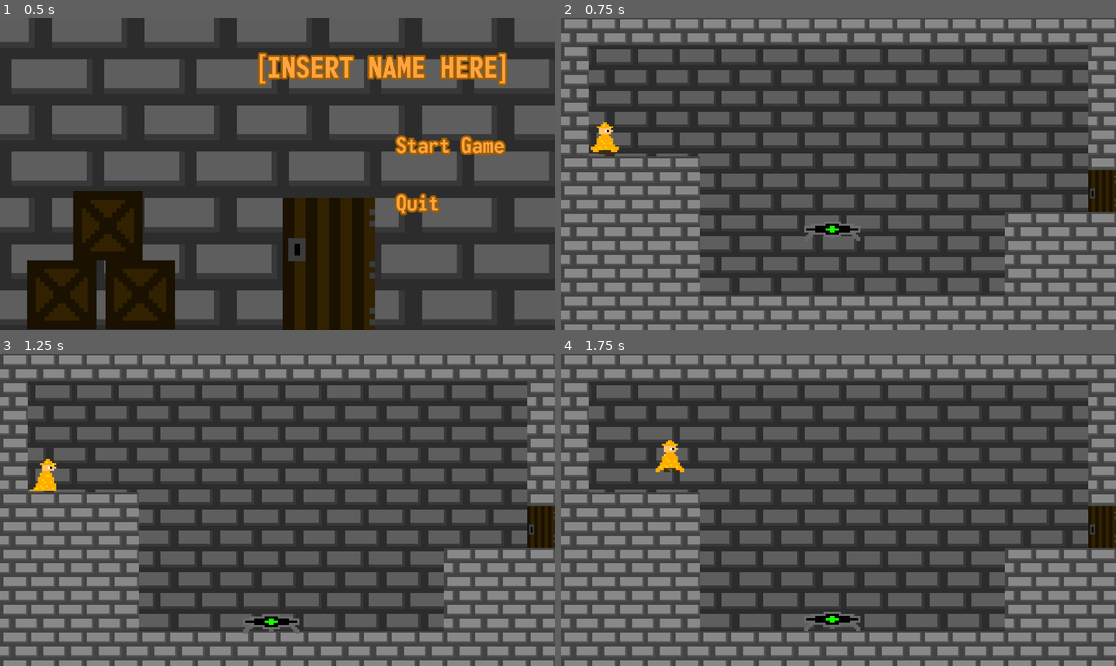
Above: before the commit, frames 1-4 (two rows, left to right).
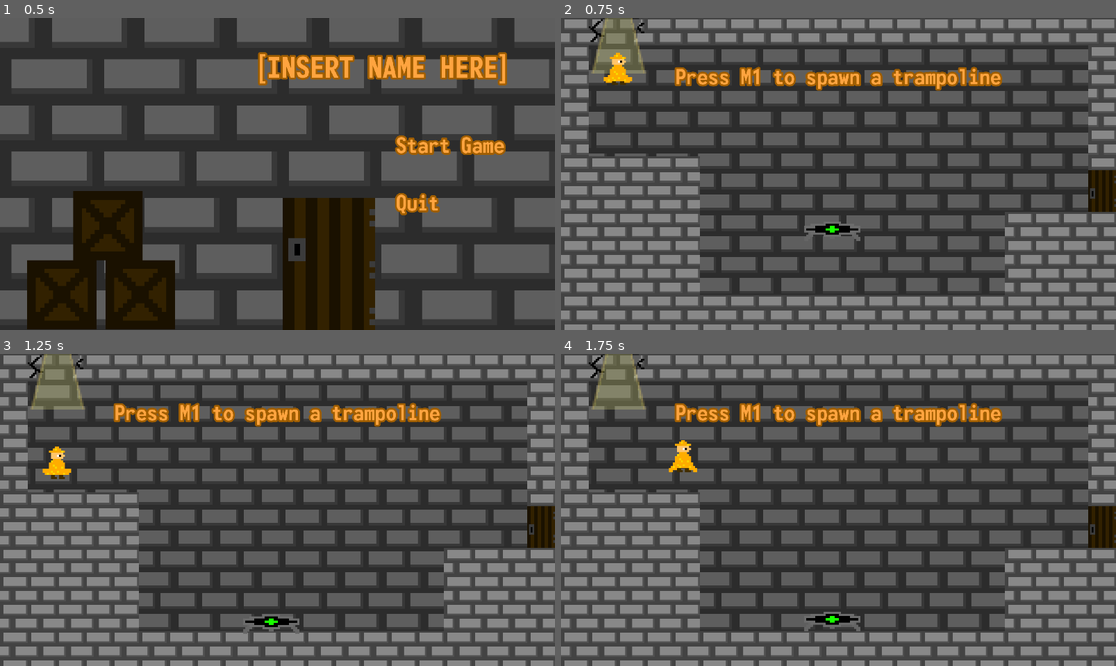
Above: after the commit, the same moments.

Repository: Gplayer128/Bouncemancer
Game: Godot game, scene res://Scenes/MainMenu.tscn
Two runs of this game, one before a commit and one after it. Both use one fixed random seed, a clock stepped at 60 frames per second and the inputs below.
Inputs (mouse positions are in pixels of both pictures, inside the frame that each line leads up to):
- Up to frame 1 (0.5 s): no input
- Up to frame 2 (0.75 s): click "Start Game" at 0.5 s
- Up to frame 3 (1.25 s): no input
- Up to frame 4 (1.75 s): tap M at 1.25 s; move the mouse to (960, 494) at 1.27 s; hold D (right) from 1.28 s (still down); hold 1 (1) from 1.28 s (still down); click (960, 494) at 1.42 s; tap Space (jump) at 1.52 s

Frame 1 is identical in both runs. In frame 2, 4.1% of the frame differs, in the area x 5-80%, y 0-44%; in frame 3, 4.1%; in frame 4, 4.1%, in the area x 5-80%, y 0-38%.
Error in both runs: Invalid call. Nonexistent function 'shoot' in base 'Node'. (res://Scripts/player.gd:60)

Commit message:
levels1

Diff:
--- a/Scenes/level1.tscn
+++ b/Scenes/level1.tscn
@@ -7,6 +7,8 @@
 [ext_resource type="PackedScene" uid="uid://d0pe6m1p3epgf" path="res://Scenes/player.tscn" id="3_y4dr7"]
 [ext_resource type="PackedScene" uid="uid://bh4inugiarp1c" path="res://level_exit.tscn" id="4_2a60c"]
 [ext_resource type="PackedScene" uid="uid://dp7cob6ot8pt3" path="res://SpeedTrampoline.tscn" id="7_2a60c"]
+[ext_resource type="Texture2D" uid="uid://dkuun8pl0hcki" path="res://Assets/final_light.png" id="8_4iphx"]
+[ext_resource type="FontFile" uid="uid://dfxpq7tb1n75" path="res://Assets/monofonto/monofonto rg.otf" id="9_jgkgd"]
 
 [sub_resource type="TileSetAtlasSource" id="TileSetAtlasSource_lgosu"]
 texture = ExtResource("2_didp7")
@@ -47,6 +49,8 @@
 sources/0 = SubResource("TileSetAtlasSource_8gbba")
 sources/1 = SubResource("TileSetAtlasSource_ng020")
 
+[sub_resource type="Theme" id="Theme_bs12r"]
+
 [node name="level1" type="Node2D" unique_id=490043751]
 
 [node name="Node" type="Node" parent="." unique_id=1489354867]
@@ -60,11 +64,11 @@
 [node name="TileMapLayer" type="TileMapLayer" parent="Node" unique_id=320689719]
 position = Vector2(0, -1)
 scale = Vector2(6, 6)
-tile_map_data = PackedByteArray("AAAPAAAABQAAAAAAAAAOAAAABQA …(149 unchanged characters)… AAAEAAAABQAAAAAAAAADAAAABQAAAAAAAAACAAAABQAAAAAAAAABAAAABQAAAAAAAAAAAAAABQAAAAAAAAAAAAEABQAAAAAAAA …(1444 unchanged characters)…
+tile_map_data = PackedByteArray("AAAPAAAABQAAAAAAAAAOAAAABQA …(149 unchanged characters)… AAAEAAAABQAAAAAAAAADAAAABQAAAAAAAAACAAAAAAABAAAAAAABAAAAAAAAAAAAAAAAAAAABQAAAAAAAAAAAAEABQAAAAAAAA …(1444 unchanged characters)…
 tile_set = SubResource("TileSet_sxovr")
 
 [node name="TileMapLayer2" type="TileMapLayer" parent="Node" unique_id=1867585218]
-z_index = -1
+z_index = -5
 position = Vector2(-38.999992, -45.000004)
 scale = Vector2(9, 9)
 tile_map_data = PackedByteArray("AAANAAEAAAAAAAAAAAAMAAEAAAAAAAAAAAALAAEAAAAAAAAAAAAKAAEAAAAAAAAAAAAJAAEAAAAAAAAAAAAIAA …(1712 unchanged characters)…
@@ -72,7 +76,7 @@
 
 [node name="player" parent="." unique_id=1501933892 instance=ExtResource("3_y4dr7")]
 z_index = 100
-position = Vector2(152, 403.99988)
+position = Vector2(197, 164)
 
 [node name="level_exit" parent="." unique_id=550035921 instance=ExtResource("4_2a60c")]
 z_index = 4096
@@ -81,3 +85,22 @@
 
 [node name="SpeedTrampoline" parent="." unique_id=429924968 instance=ExtResource("7_2a60c")]
 position = Vector2(920, 724)
+
+[node name="FinalLight" type="Sprite2D" parent="." unique_id=1935209189]
+z_index = 1
+position = Vector2(199, 96)
+scale = Vector2(6, 6)
+texture = ExtResource("8_4iphx")
+
+[node name="Label" type="Label" parent="." unique_id=1895309620]
+offset_left = 396.0
+offset_top = 158.0
+offset_right = 1523.0
+offset_bottom = 278.0
+theme = SubResource("Theme_bs12r")
+theme_override_colors/font_color = Color(0.99999994, 0.6425431, 0.24810424, 1)
+theme_override_colors/font_outline_color = Color(0.6271761, 0.36790693, 0, 1)
+theme_override_constants/outline_size = 25
+theme_override_fonts/font = ExtResource("9_jgkgd")
+theme_override_font_sizes/font_size = 75
+text = "Press M1 to spawn a trampoline"
--- a/Scenes/level2.tscn
+++ b/Scenes/level2.tscn
@@ -67,7 +67,7 @@
 [node name="TileMapLayer" type="TileMapLayer" parent="Node" unique_id=320689719]
 position = Vector2(0, -264)
 scale = Vector2(6, 6)
-tile_map_data = PackedByteArray("AAAAAAIABQAAAAAAAAAAAAMABQA …(1488 unchanged characters)… AAAAAAAALAAYABQAAAAAAAAAMAAYABQAAAAAAAAA=")
+tile_map_data = PackedByteArray("AAAAAAIABQAAAAAAAAAAAAMABQA …(1488 unchanged characters)… AAAAAAAALAAYABQAAAAAAAAAMAAYABQAAAAAAAAANAAYABQAAAAAAAAAOAAYABQAAAAAAAAAPAAYABQAAAAAAAAAQAAYABQAAAAAAAAARAAYABQAAAAAAAAASAAYABQAAAAAAAAA=")
 tile_set = SubResource("TileSet_sxovr")
 
 [node name="TileMapLayer2" type="TileMapLayer" parent="Node" unique_id=1867585218]
@@ -85,7 +85,6 @@
 z_index = 4096
 position = Vector2(891.9999, 523)
 rotation = 0.0
-skew = 0.06981317
 
 [node name="Crate" parent="." unique_id=429924968 instance=ExtResource("7_lgosu")]
 position = Vector2(924, 1193)
